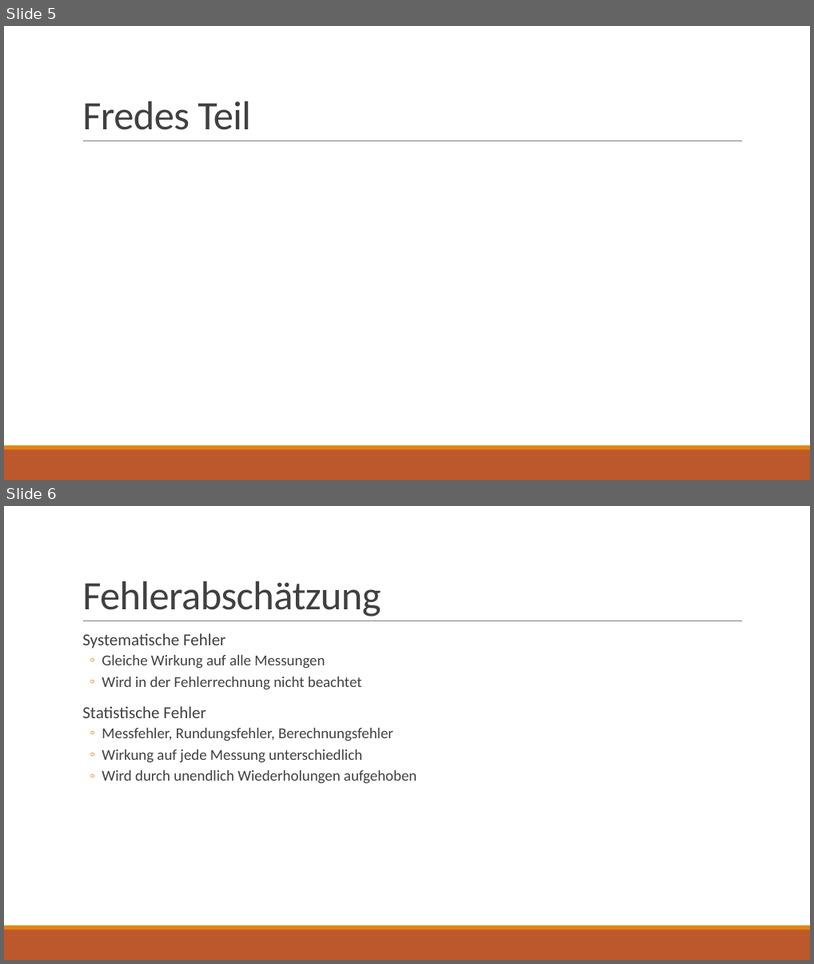
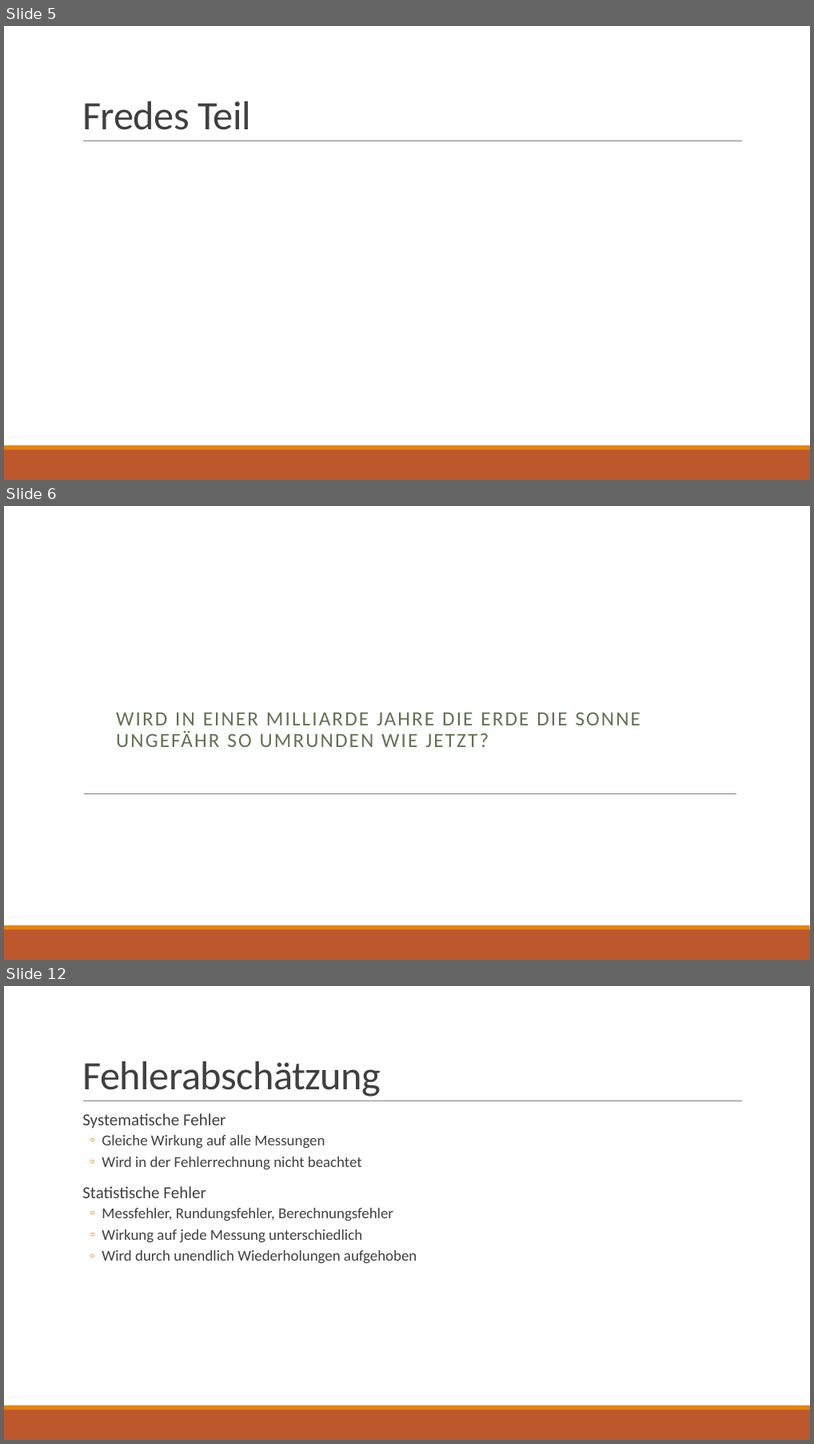
Before and after one commit to Voxen4/Planetarium, a slide deck: Simulation des Sonnensytem.pptx. Shown one above the other, each under a label of ours: slides 5 and 6 before the commit, slides 5, 6 and 12 after it; the slides between them are not shown. The pictures are 814x964 and 814x1444 pixels, drawn with LibreOffice and Linux fonts; fonts in the diff are those of the drawing. Boxes give left, top, right and bottom in pixels: in the first picture for what was removed or moved away, otherwise in the second. Text is boxed around its words. In the diff, an @@ line names an element or a change of style, - is before the commit and + after.

```diff
--- a/Simulation des Sonnensytem.pptx
+++ b/Simulation des Sonnensytem.pptx
@@ slide 6 added at box(4, 506, 810, 960), background #FFFFFF; not listed: 2 template elements that a slide beside it also shows @@
@@ subtitle added at box(116, 712, 641, 747), 24 pt, text #637052 @@
+WIRD IN EINER MILLIARDE JAHRE DIE ERDE DIE SONNE UNGEFÄHR SO UMRUNDEN WIE JETZT?
@@ line added from (84, 793) to (738, 793), #808080 0.5 pt @@
@@ what was slide 6 is now slide 12 @@
```
Also in this commit, not shown: 5 other slides added.
